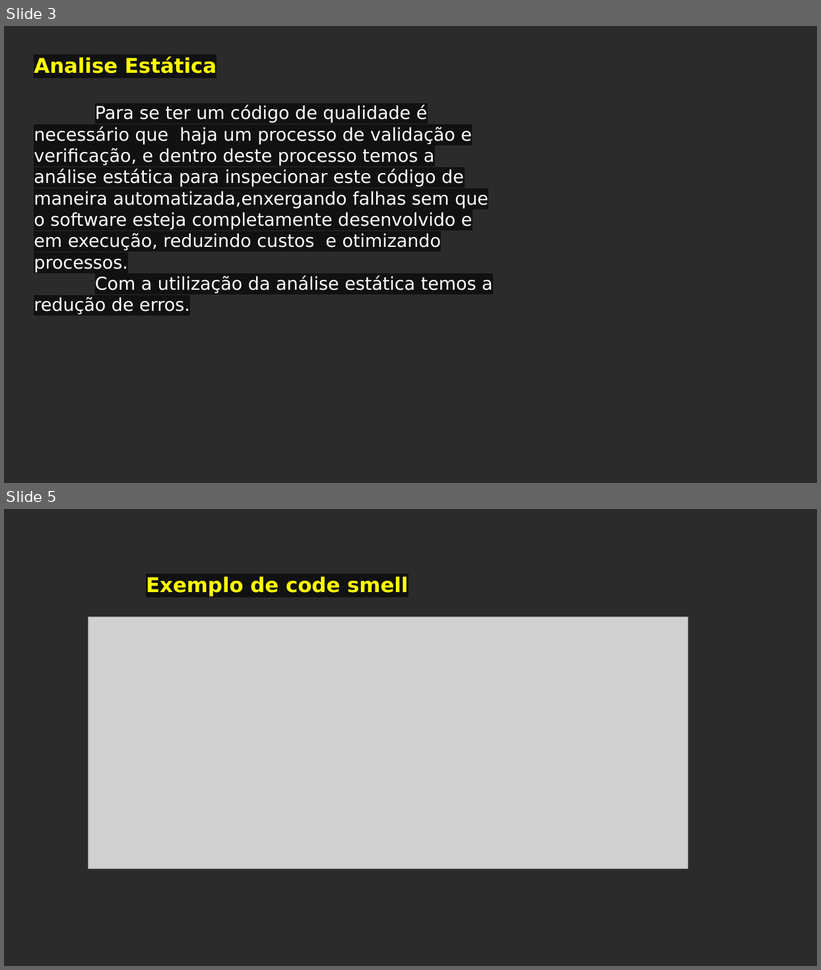
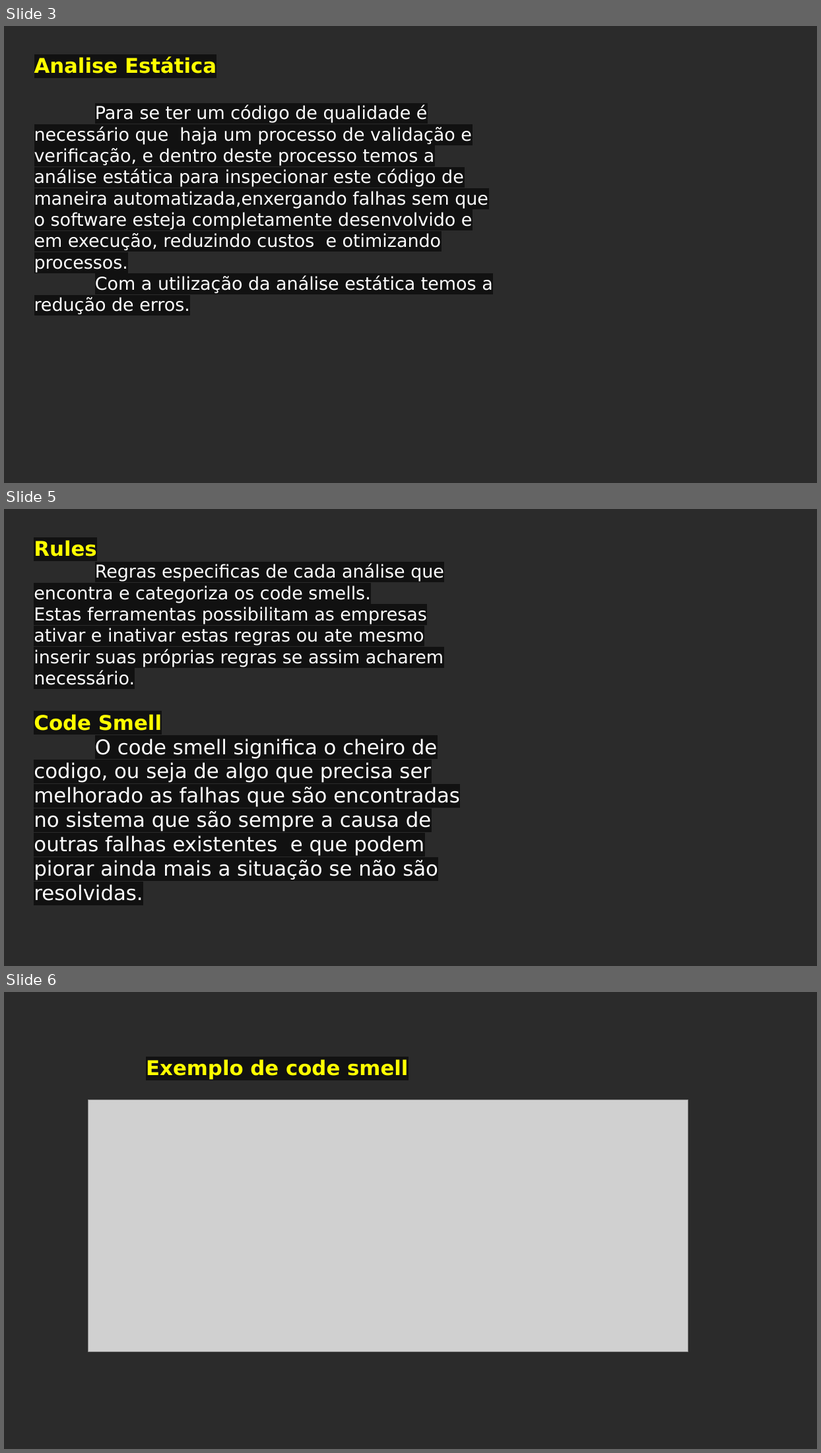
Before and after one commit to Giselesct/DaChristo, a slide deck: Sprint-14 Análise Estatica/AutomaçãoAPICleartechSprint14.pptx. Shown one above the other, each under a label of ours: slides 3 and 5 before the commit, slides 3, 5 and 6 after it; the slides between them are not shown. The pictures are 821x970 and 821x1453 pixels, drawn with LibreOffice and Linux fonts; fonts in the diff are those of the drawing; grey boxes stand for pictures; background and template pictures are left out; a plain dark background stands for a picture behind light text. Boxes give left, top, right and bottom in pixels: in the first picture for what was removed or moved away, otherwise in the second. Text is boxed around its words. In the diff, an @@ line names an element or a change of style, - is before the commit and + after.

```diff
--- a/Sprint-14 Análise Estatica/AutomaçãoAPICleartechSprint14.pptx
+++ b/Sprint-14 Análise Estatica/AutomaçãoAPICleartechSprint14.pptx
@@ slide 5 added at [4, 509, 817, 966], background picture (left out) @@
@@ text added at [34, 540, 460, 901], 24 pt, text #FFFFFF @@
+Rules
+Regras especificas de cada análise que encontra e categoriza os code smells.
+Estas ferramentas possibilitam as empresas ativar e inativar estas regras ou ate mesmo inserir suas próprias regras se assim acharem necessário.
+Code Smell
+O code smell significa o cheiro de codigo, ou seja de algo que precisa ser melhorado as falhas que são encontradas no sistema que são sempre a causa de outras falhas existentes e que podem piorar ainda mais a situação se não são resolvidas.
@@ what was slide 5 is now slide 6 @@
```
Also in this commit, not shown: 3 slides changed, 1 other slide added, 1 slide removed, 1 other file.
